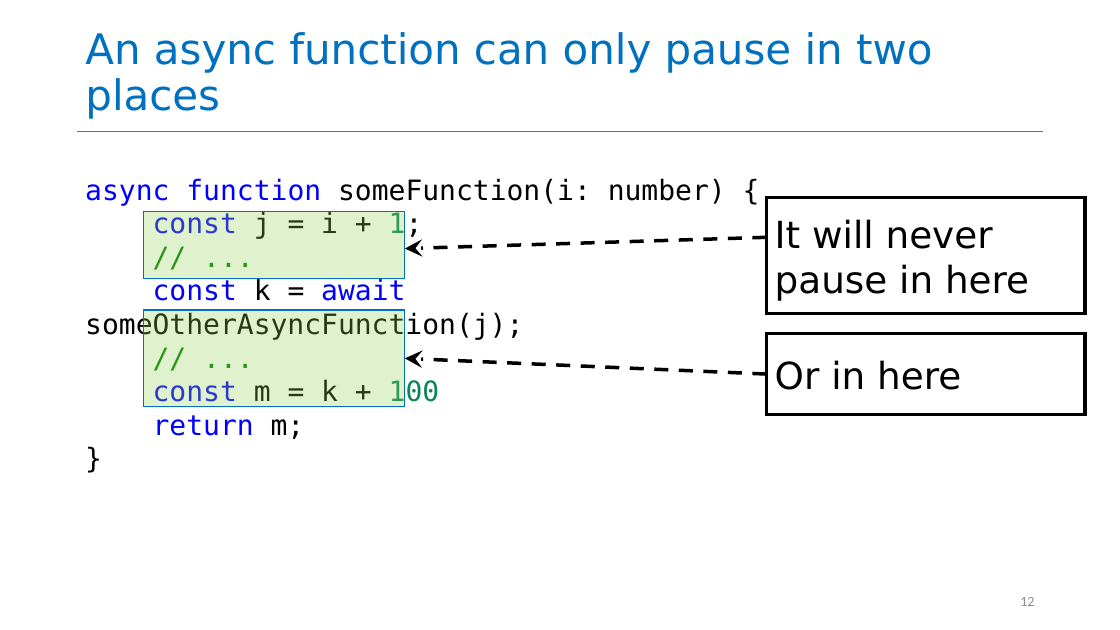
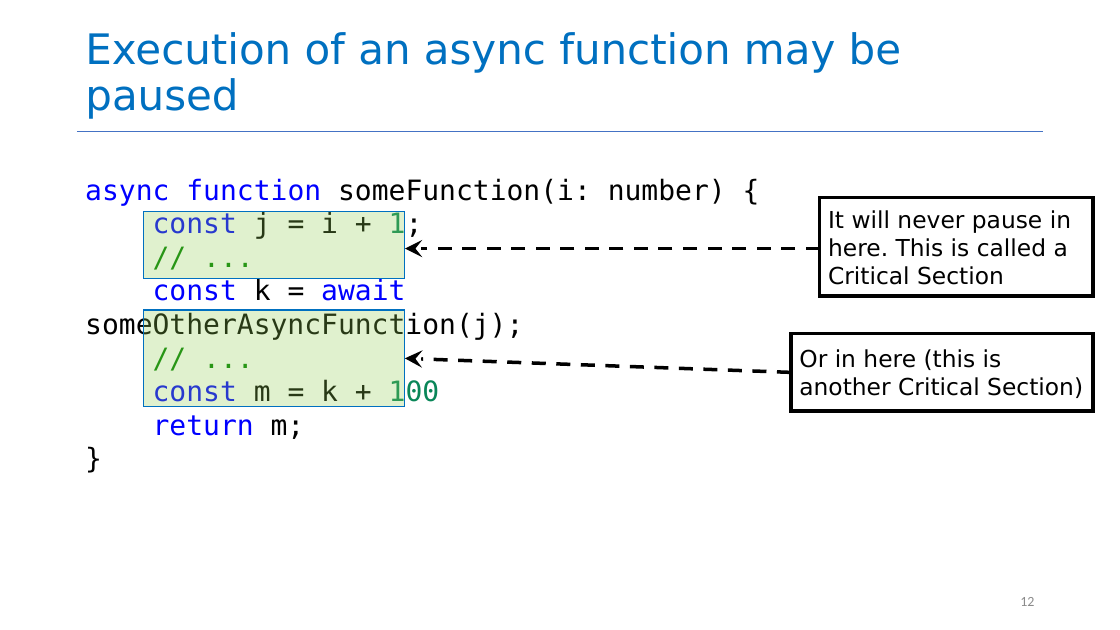
Before and after one commit to neu-se/CS4530-Summer-2026, a slide deck: slide 12 of Slides/Module 08 Concurrency Patterns in Typescript.pptx. Drawn at 1120x630 pixels with LibreOffice and Linux fonts; fonts in the diff are those of the drawing. Boxes give left, top, right and bottom in pixels: in the first picture for what was removed or moved away, otherwise in the second. Text is boxed around its words. In the diff, an @@ line names an element or a change of style, - is before the commit and + after.

Commit message:
fixed typos async

```diff
--- a/Slides/Module 08 Concurrency Patterns in Typescript.pptx
+++ b/Slides/Module 08 Concurrency Patterns in Typescript.pptx
@@ title at box(85, 32, 901, 119): text changed @@
-An async function can only pause in two places
+Execution of an async function may be paused
@@ rectangle "It will never pause in": place and size @@
-rectangle "It will never pause in" at box(766, 197, 1086, 313)
+rectangle "It will never pause in" at box(820, 197, 1093, 296)
@@ text in rectangle at box(828, 210, 1071, 285): text changed; size 32 to 20 pt @@
-It will never
-pause in here
+It will never pause in
+here. This is called a
+Critical Section
@@ arrow moved from (766, 238) - (405, 249) to (820, 249) - (405, 249) @@
@@ arrow moved from (766, 374) - (405, 359) to (791, 372) - (405, 359) @@
@@ rectangle "Or in here (this is": place and size @@
-rectangle "Or in here (this is" at box(766, 334, 1086, 414)
+rectangle "Or in here (this is" at box(791, 334, 1093, 411)
@@ text in rectangle at box(799, 349, 1083, 398): text changed; size 32 to 20 pt @@
-Or in here
+Or in here (this is
+another Critical Section)
```
Also in this commit, not shown: 3 other slides changed, 1 other file.
